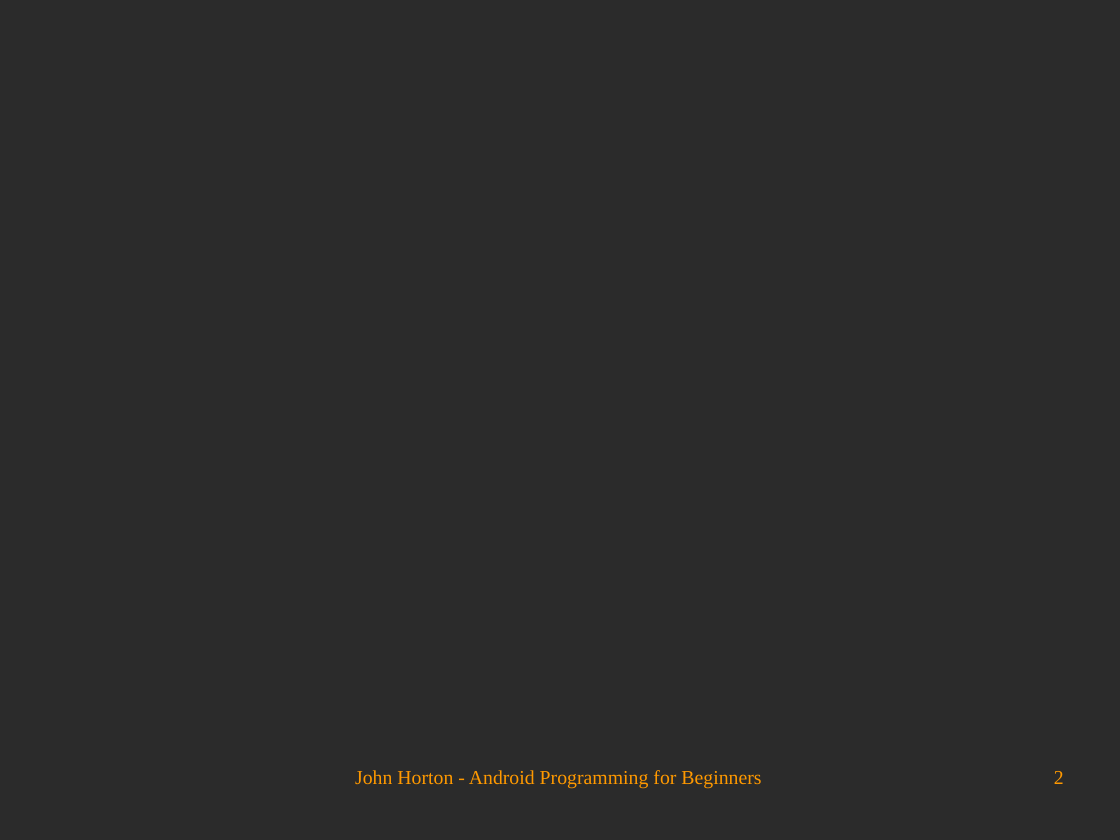
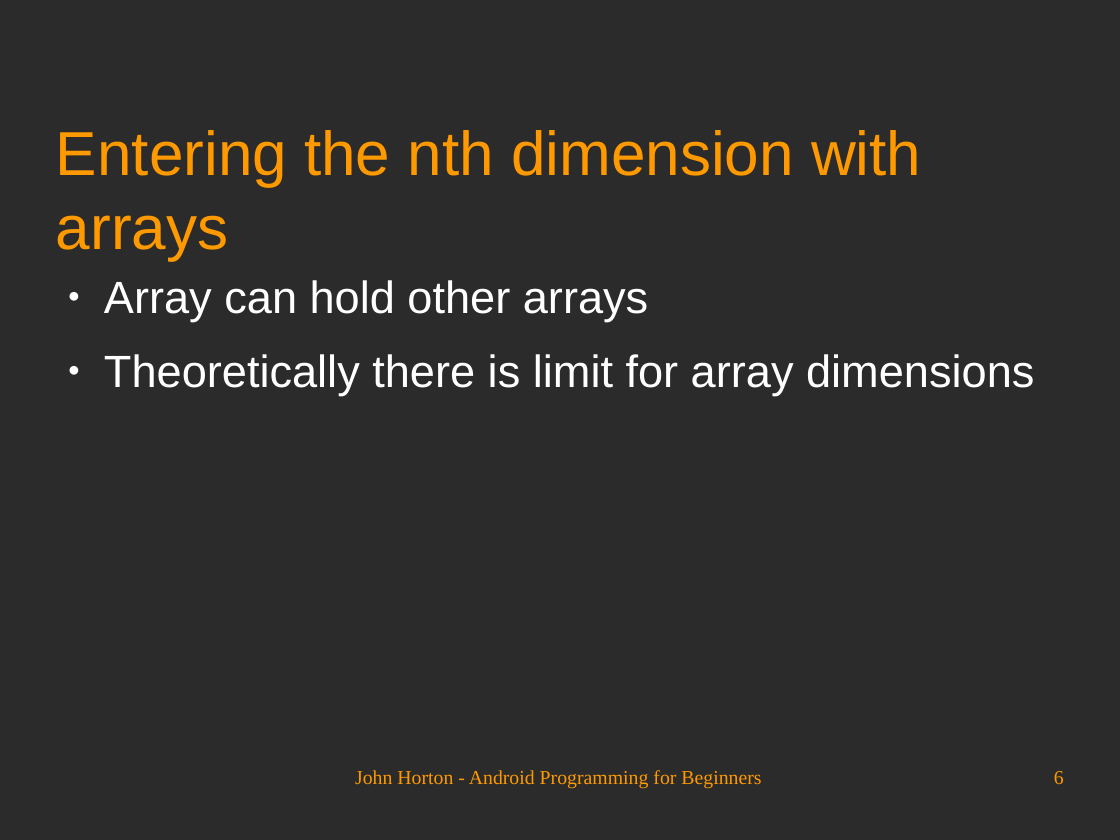
Before and after one commit to Academy-Soft-Intellect/Android-Programming-for-Beginners, a slide deck: slide 6 of 13_Handling_and_Displaying_Arrays_of_Data.odp (slide 2 before the commit). Drawn at 1120x840 pixels with LibreOffice and Linux fonts; fonts in the diff are those of the drawing; background and template pictures are left out; a plain dark background stands for a picture behind light text. Boxes give left, top, right and bottom in pixels: in the first picture for what was removed or moved away, otherwise in the second. Text is boxed around its words. In the diff, an @@ line names an element or a change of style, - is before the commit and + after.

```diff
--- a/13_Handling_and_Displaying_Arrays_of_Data.odp
+++ b/13_Handling_and_Displaying_Arrays_of_Data.odp
@@ title added at [56,130,921,261], 44 pt, text #FF9900 @@
+Entering the nth dimension with arrays
@@ text added at [104,280,1034,396], 32 pt, text #FFFFFF @@
+● Array can hold other arrays
+● Theoretically there is limit for array dimensions
@@ page number at [1054,771,1064,784]: text changed @@
-2
+6
```
Also in this commit, not shown: 1 other slide changed, 8 slides added.
